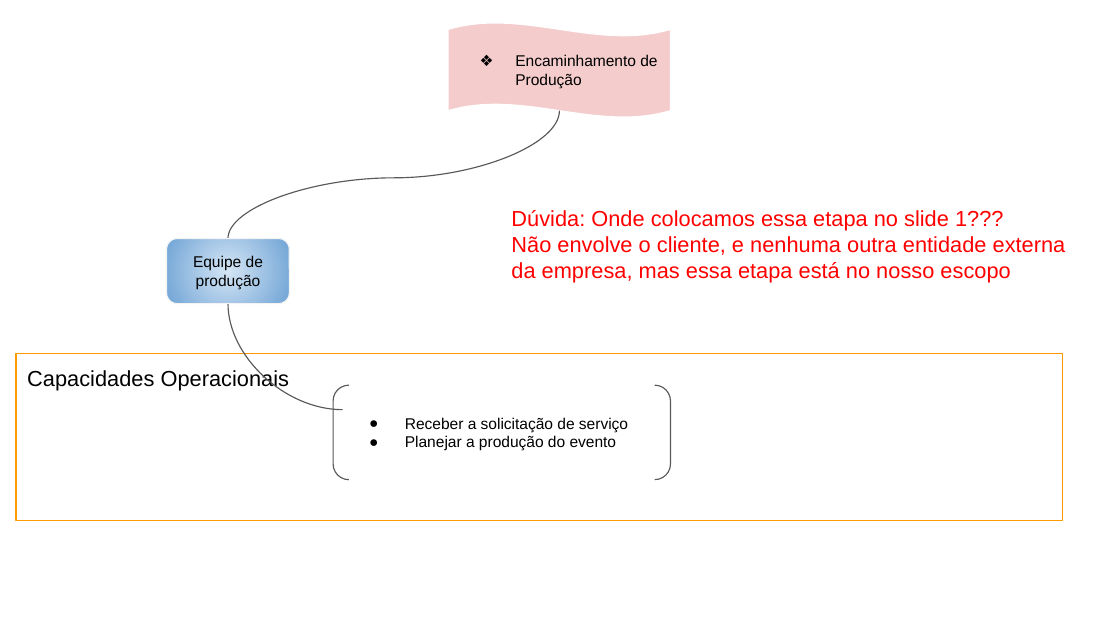
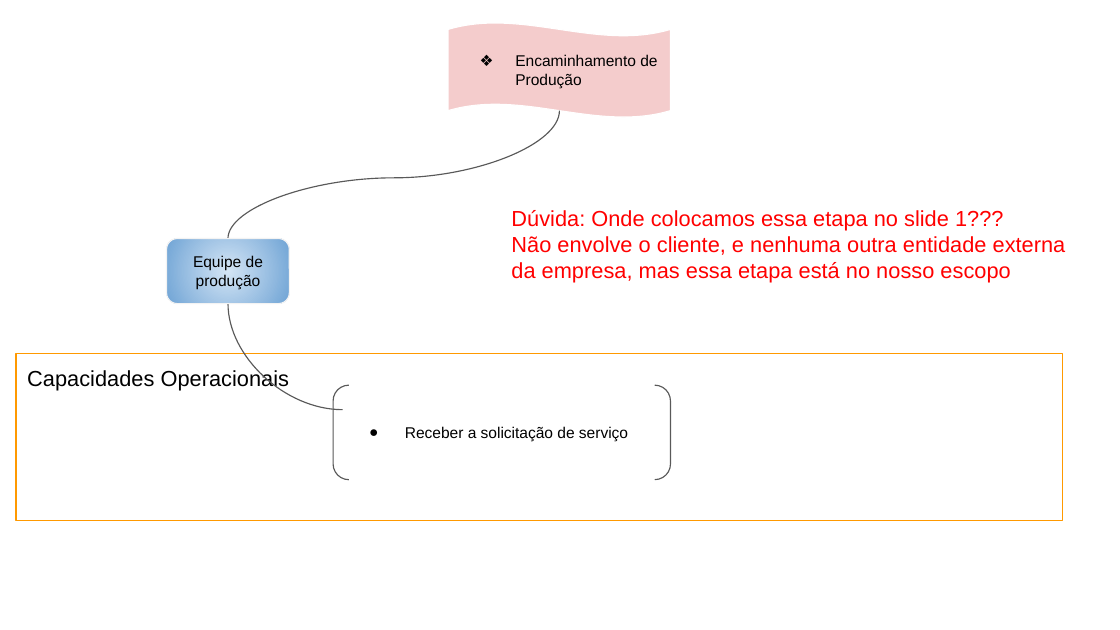
Before and after one commit to thittp/troven, a slide deck: slide 6 of 15. Arquitetura de Negócio para cada Cenário.pptx. Drawn at 1120x630 pixels with LibreOffice and Linux fonts; fonts in the diff are those of the drawing. Boxes give left, top, right and bottom in pixels: in the first picture for what was removed or moved away, otherwise in the second. Text is boxed around its words. In the diff, an @@ line names an element or a change of style, - is before the commit and + after.

```diff
--- a/15. Arquitetura de Negócio para cada Cenário.pptx
+++ b/15. Arquitetura de Negócio para cada Cenário.pptx
@@ text in bracket pair at (x1=405, y1=435, x2=617, y2=451): paragraph removed @@
-● Planejar a produção do evento
```
Also in this commit, not shown: 4 other slides changed, 5 other files.
